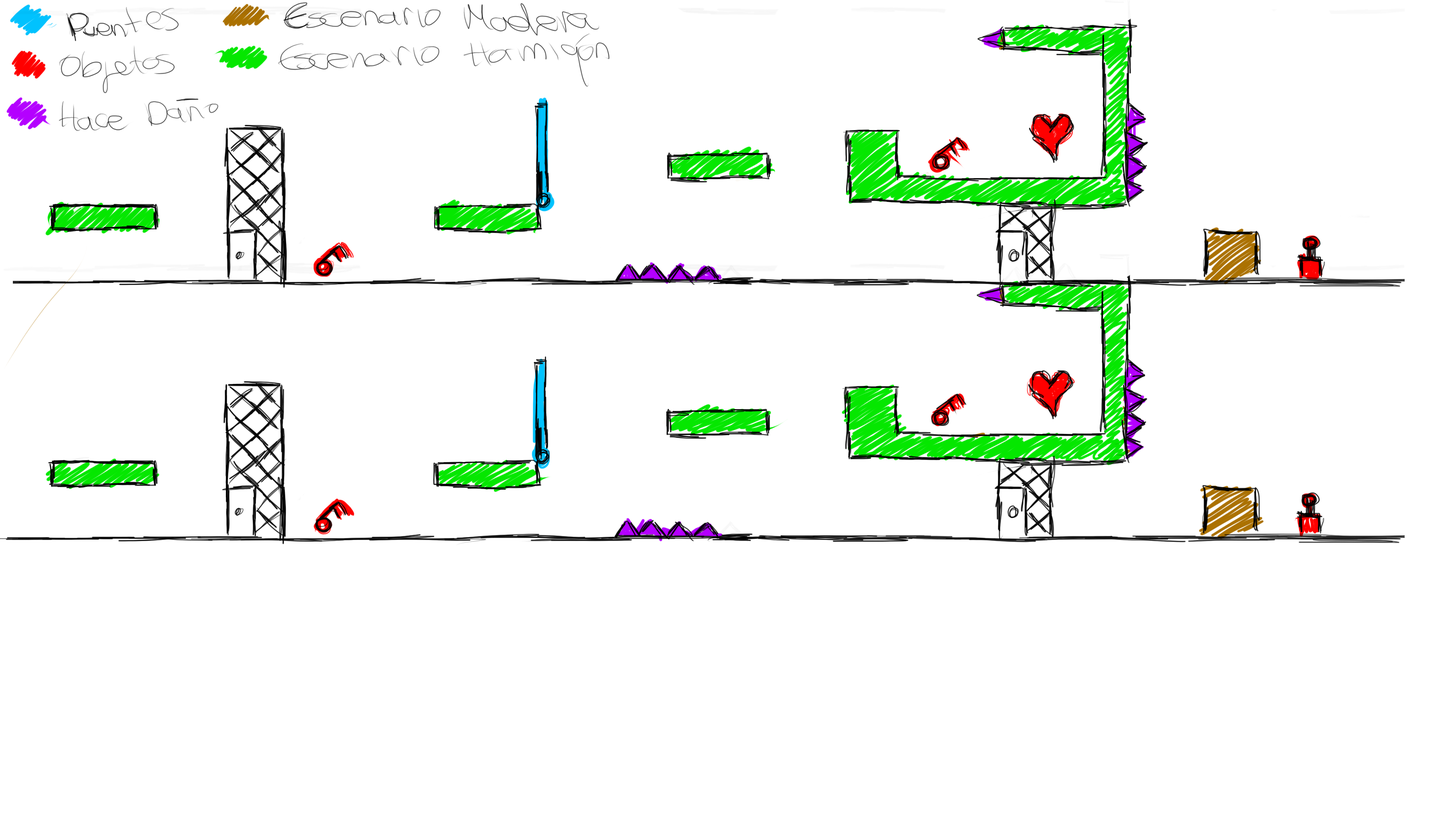
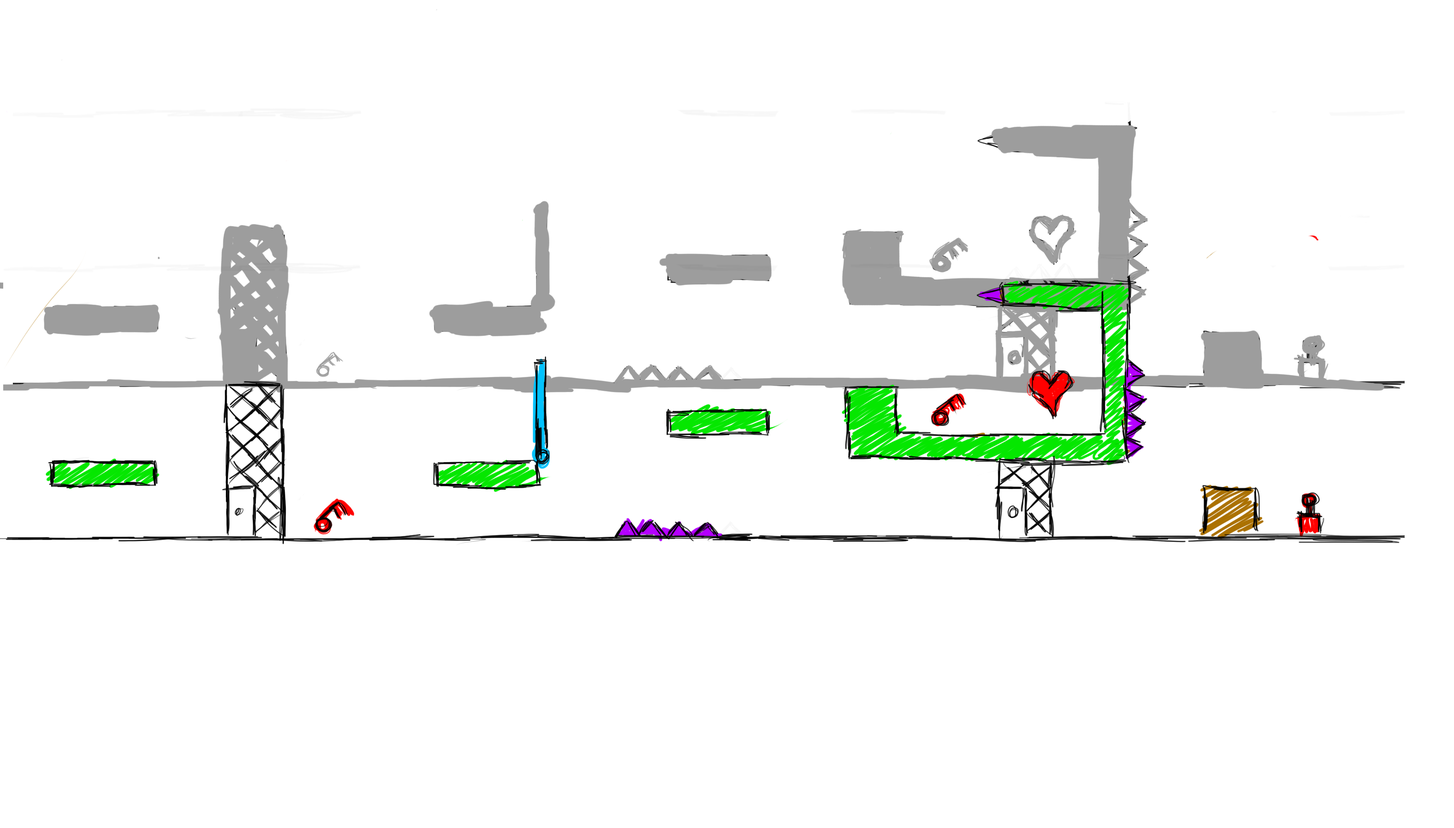
Comparing the layer stacks of the two 1454x828 images. Changes:
painted on "Layer 2" over bbox(0, 0, 1405, 290)
painted on "Identificadores" over bbox(6, 2, 1323, 285)
added layer "Layer 3" in group "Artboard 1" over bbox(3, 101, 1405, 394)
